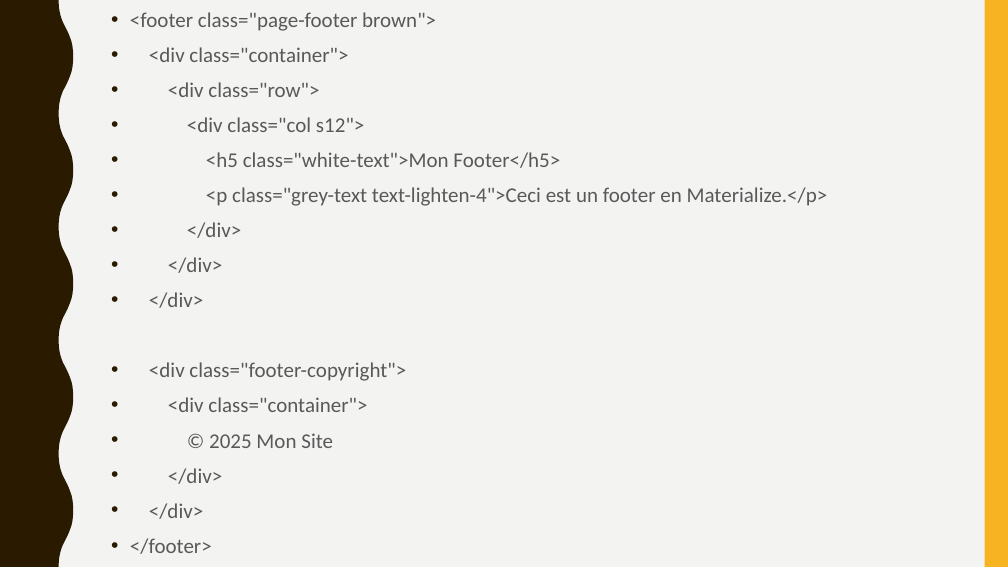
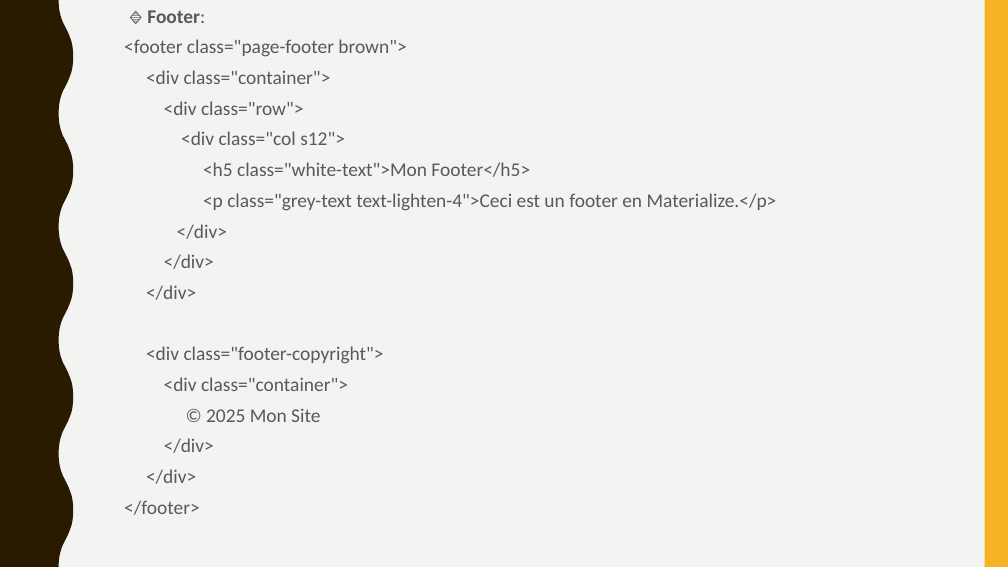
Before and after one commit to fandresenamisaina/offshore, a slide deck: slide 9 of Materialize (framework).pptx. Drawn at 1008x567 pixels with LibreOffice and Linux fonts; fonts in the diff are those of the drawing. Boxes give left, top, right and bottom in pixels: in the first picture for what was removed or moved away, otherwise in the second. Text is boxed around its words. In the diff, an @@ line names an element or a change of style, - is before the commit and + after.

```diff
--- a/Materialize (framework).pptx
+++ b/Materialize (framework).pptx
@@ text at box(147, 10, 205, 23): paragraph added @@
+🔹 Footer:
@@ text at box(124, 39, 777, 515): size 20 to 18.5 pt; bullet • to none; line spacing 1.1 to 1 @@
```
Also in this commit, not shown: 6 other slides changed.
